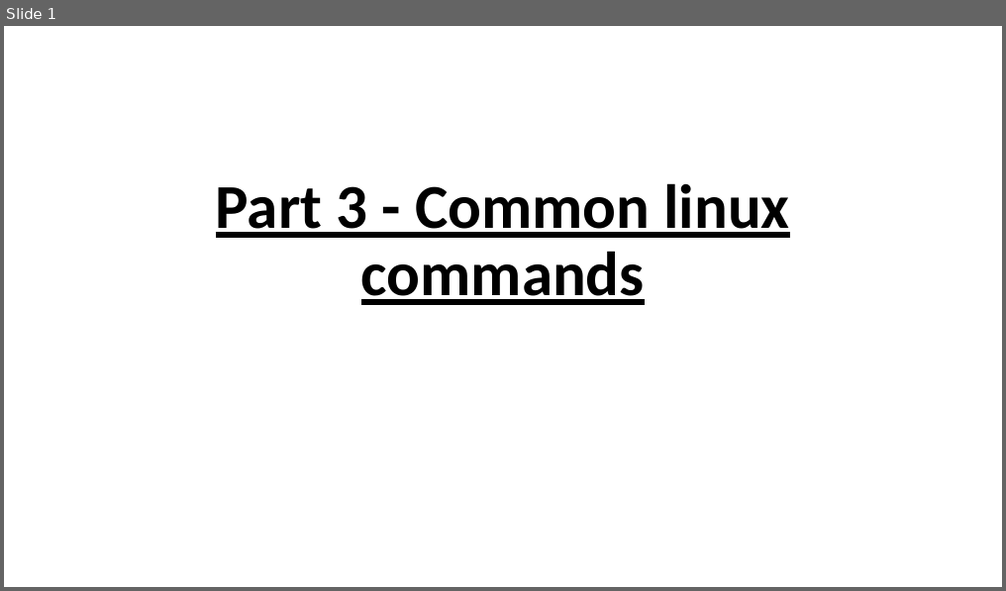
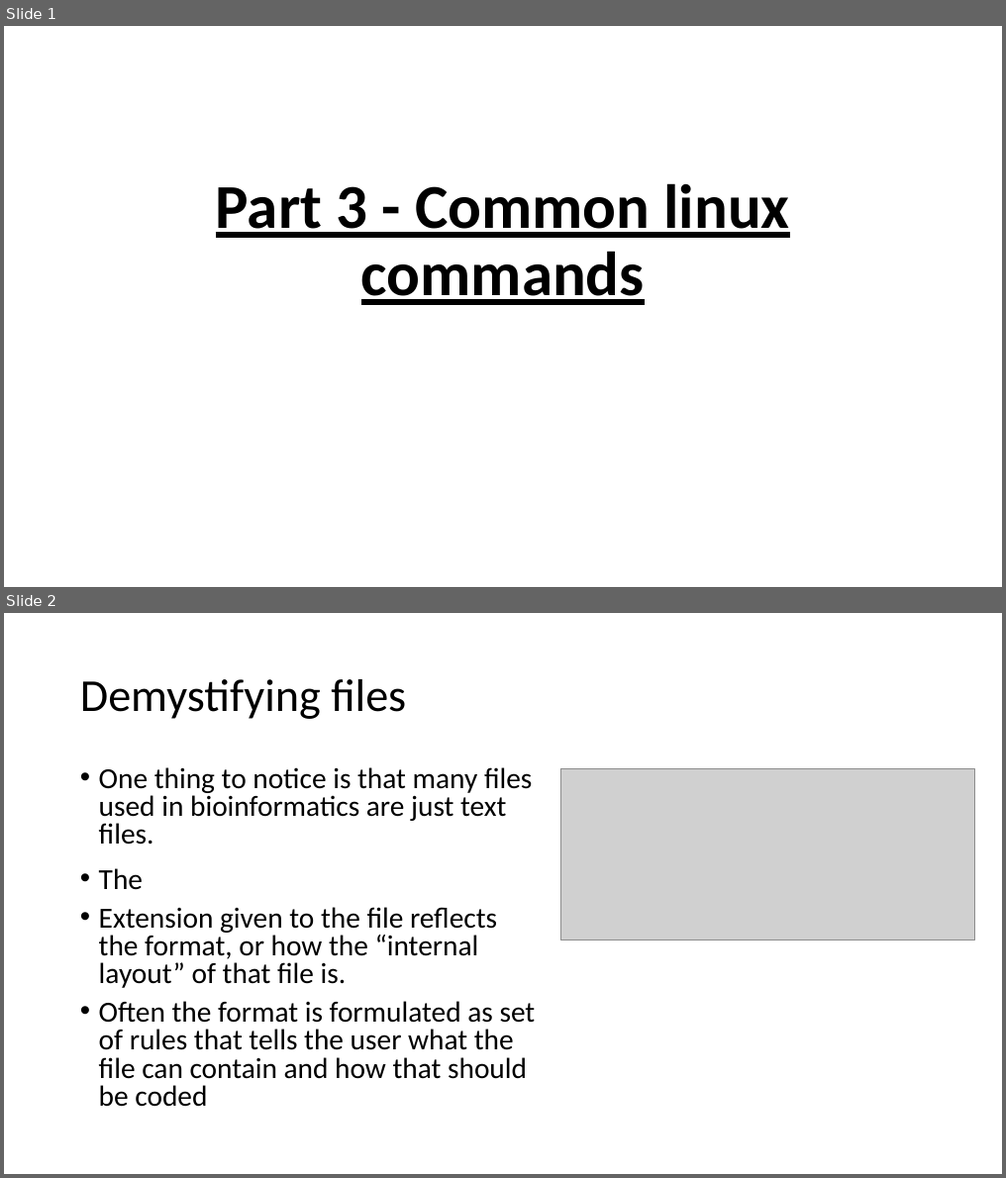
Before and after one commit to krabberod/bios3010-unix-linux, a slide deck: Lectures/3_commands.pptx. Shown one above the other, each under a label of ours: slide 1 before the commit, slides 1 and 2 after it. The pictures are 1006x591 and 1006x1178 pixels, drawn with LibreOffice and Linux fonts; fonts in the diff are those of the drawing; grey boxes stand for pictures. Boxes give left, top, right and bottom in pixels: in the first picture for what was removed or moved away, otherwise in the second. Text is boxed around its words. In the diff, an @@ line names an element or a change of style, - is before the commit and + after.

```diff
--- a/Lectures/3_commands.pptx
+++ b/Lectures/3_commands.pptx
@@ slide 2 added at (4,613,1002,1174), background #FFFFFF @@
@@ title added at (80,679,406,719), 44 pt, text #000000 @@
+Demystifying files
@@ text added at (99,767,536,1107), 28 pt, text #000000 @@
+• One thing to notice is that many files used in bioinformatics are just text files.
+• The
+• Extension given to the file reflects the format, or how the “internal layout” of that file is.
+• Often the format is formulated as set of rules that tells the user what the file can contain and how that should be coded
@@ picture added at (561,768,975,941) @@
```
Also in this commit, not shown: 2 slides changed, 2 other slides added, 11 other files.
